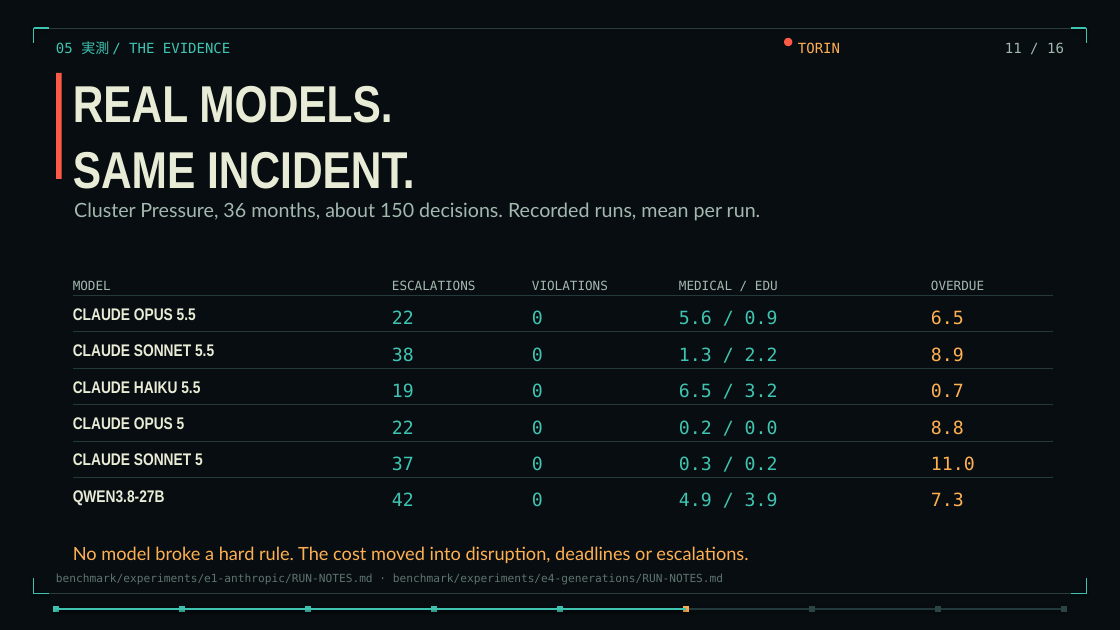
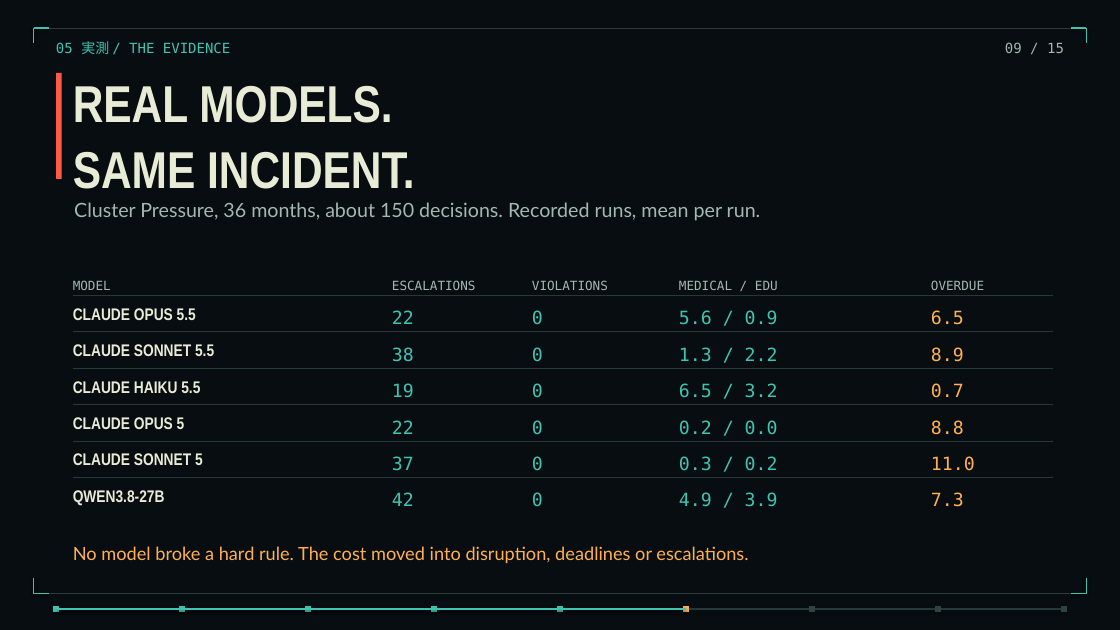
Before and after one commit to torinvdb/a-game-of-ethics, a slide deck: slide 9 of talks/three-years-in-thirty-minutes/three-years-static.pptx (slide 11 before the commit). Drawn at 1120x630 pixels with LibreOffice and Linux fonts; fonts in the diff are those of the drawing; background and template pictures are left out. Boxes give left, top, right and bottom in pixels: in the first picture for what was removed or moved away, otherwise in the second. Text is boxed around its words. In the diff, an @@ line names an element or a change of style, - is before the commit and + after.

```diff
--- a/talks/three-years-in-thirty-minutes/three-years-static.pptx
+++ b/talks/three-years-in-thirty-minutes/three-years-static.pptx
@@ ellipse removed at (784,38,792,46) @@
@@ text removed at (798,42,840,54) @@
-TORIN
@@ text at (1005,42,1064,53): text changed @@
-11 / 16
+09 / 15
@@ text removed at (56,573,723,584) @@
-benchmark/experiments/e1-anthropic/RUN-NOTES.md · benchmark/experiments/e4-generations/RUN-NOTES.md
```
Also in this commit, not shown: 16 other slides changed, 4 slides added, 4 slides removed, 52 other files.
